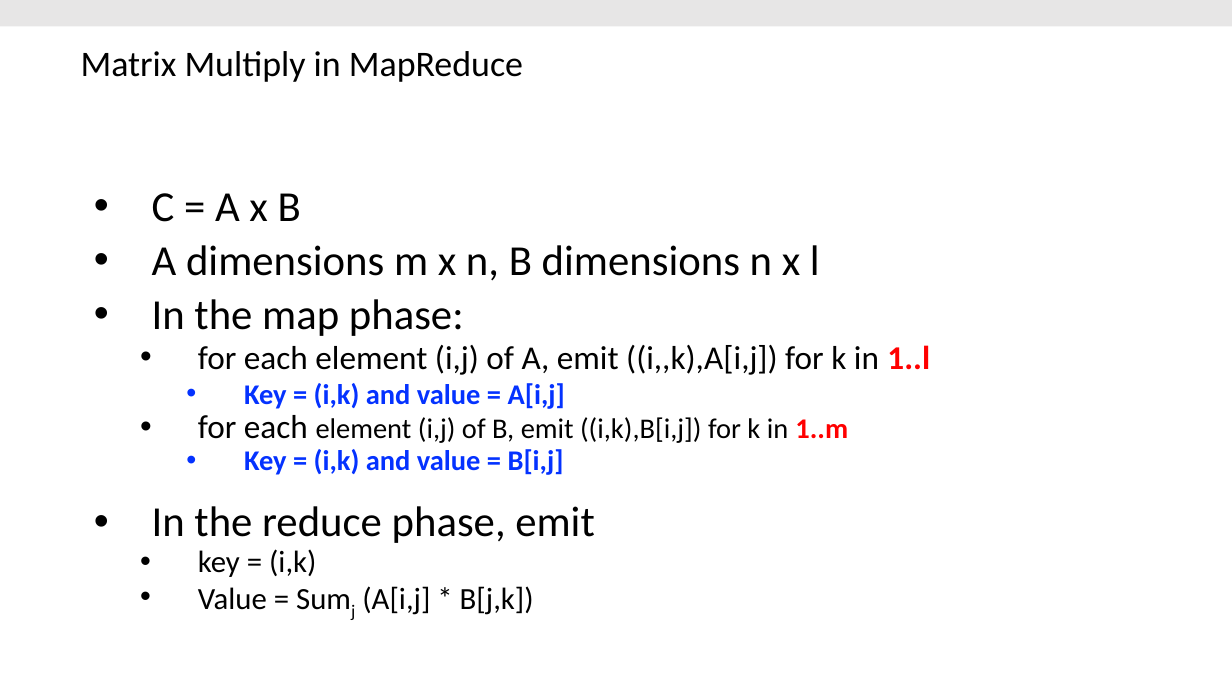
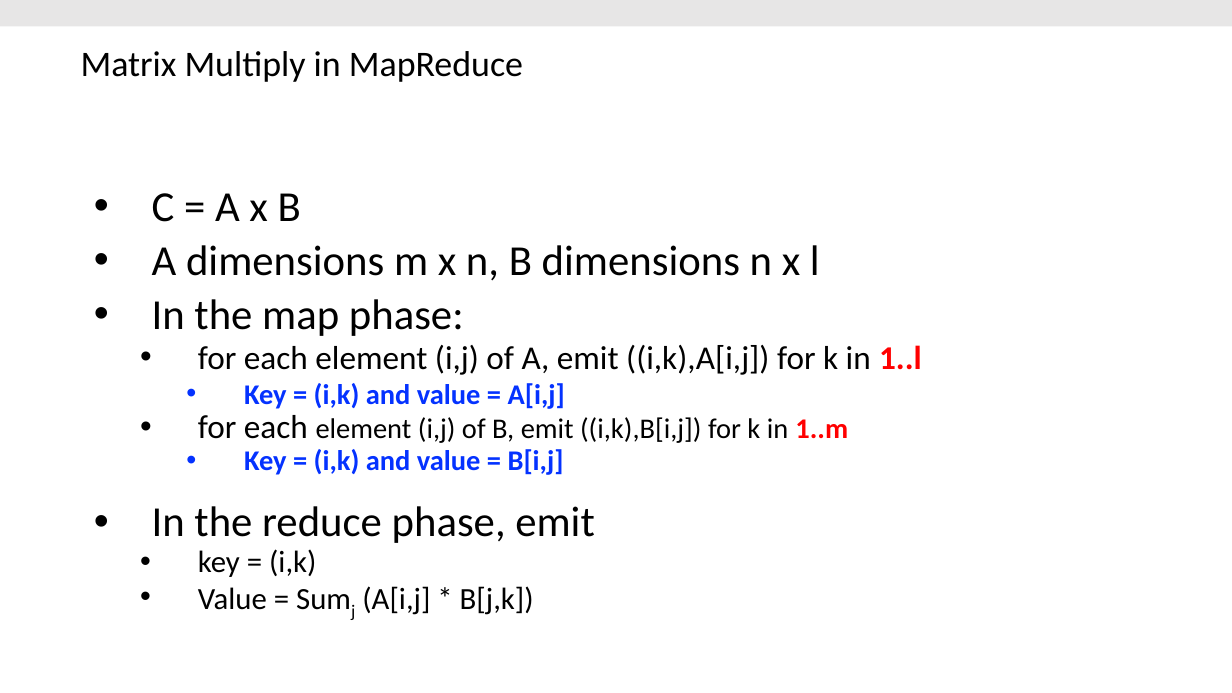
Before and after one commit to thodrek/cs639_spring19, a slide deck: slide 27 of lectures/lecture-10/Lecture_10_MR_Algs2.pptx. Drawn at 1232x693 pixels with LibreOffice and Linux fonts; fonts in the diff are those of the drawing. Boxes give left, top, right and bottom in pixels: in the first picture for what was removed or moved away, otherwise in the second. Text is boxed around its words. In the diff, an @@ line names an element or a change of style, - is before the commit and + after.

```diff
--- a/lectures/lecture-10/Lecture_10_MR_Algs2.pptx
+++ b/lectures/lecture-10/Lecture_10_MR_Algs2.pptx
@@ text at <box>198,345,922,375</box>: text changed @@
-  • for each element (i,j) of A, emit ((i,,k),A[i,j]) for k in 1..l
+  • for each element (i,j) of A, emit ((i,k),A[i,j]) for k in 1..l
```
Also in this commit, not shown: 1 other file.
